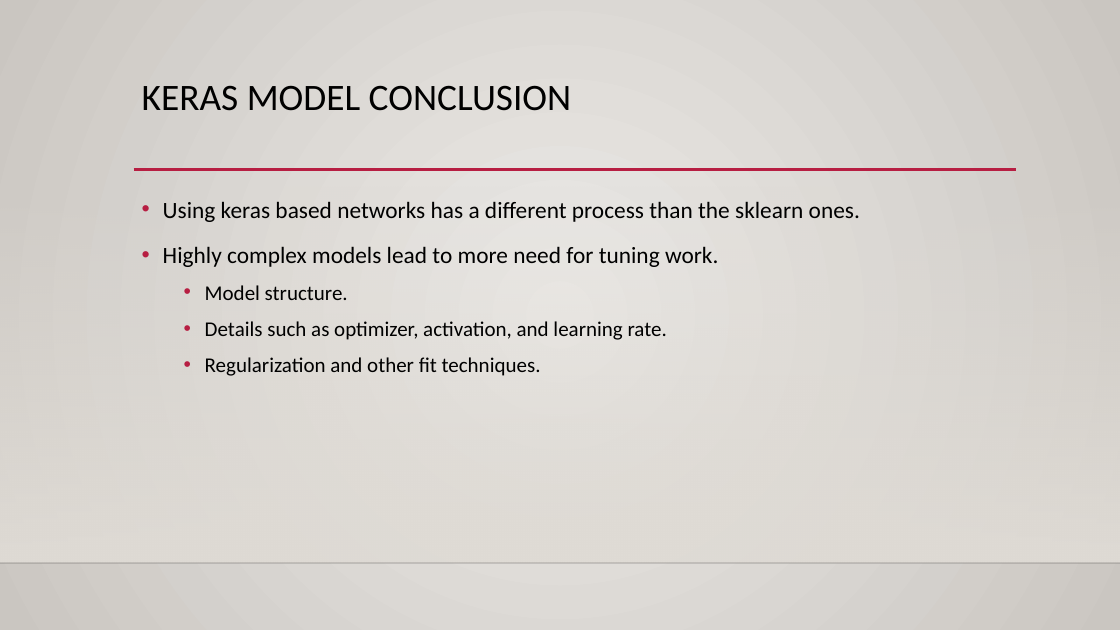
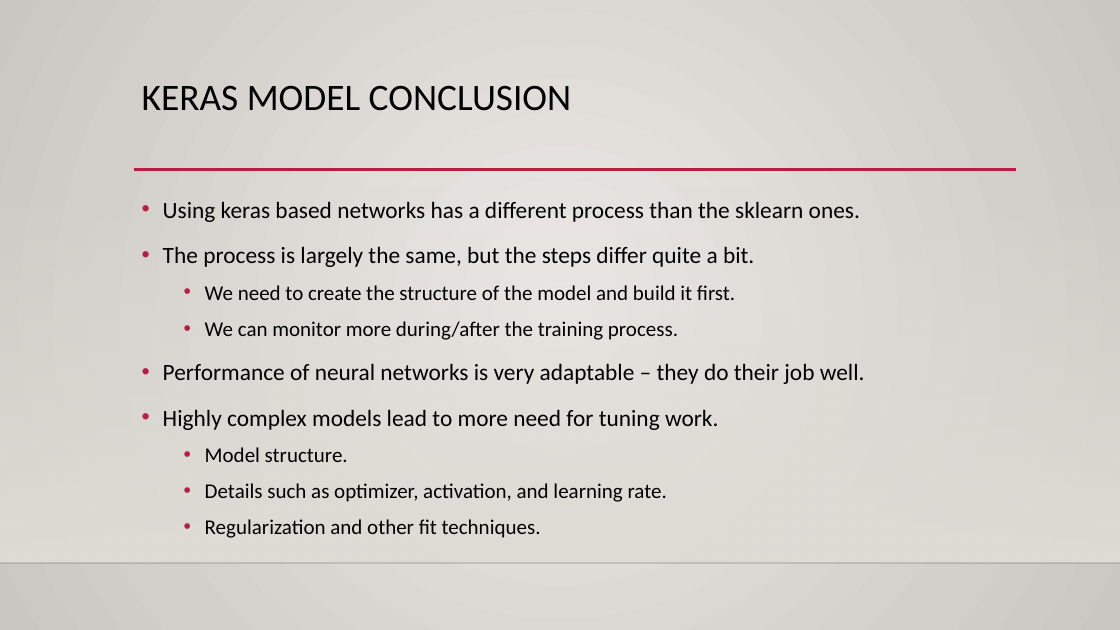
Before and after one commit to AkeemSemperDataScience/Intro_to_Machine_Learning_Students, a slide deck: slide 30 of reference_content/Slides/keras_intro.pptx (slide 20 before the commit). Drawn at 1120x630 pixels with LibreOffice and Linux fonts; fonts in the diff are those of the drawing; background and template pictures are left out. Boxes give left, top, right and bottom in pixels: in the first picture for what was removed or moved away, otherwise in the second. Text is boxed around its words. In the diff, an @@ line names an element or a change of style, - is before the commit and + after.

```diff
--- a/reference_content/Slides/keras_intro.pptx
+++ b/reference_content/Slides/keras_intro.pptx
@@ text at [163, 246, 865, 384]: paragraphs added @@
+• The process is largely the same, but the steps differ quite a bit.
+  • We need to create the structure of the model and build it first.
+  • We can monitor more during/after the training process.
+• Performance of neural networks is very adaptable – they do their job well.
```
Also in this commit, not shown: 10 other slides changed, 10 slides added, 3 other files.
